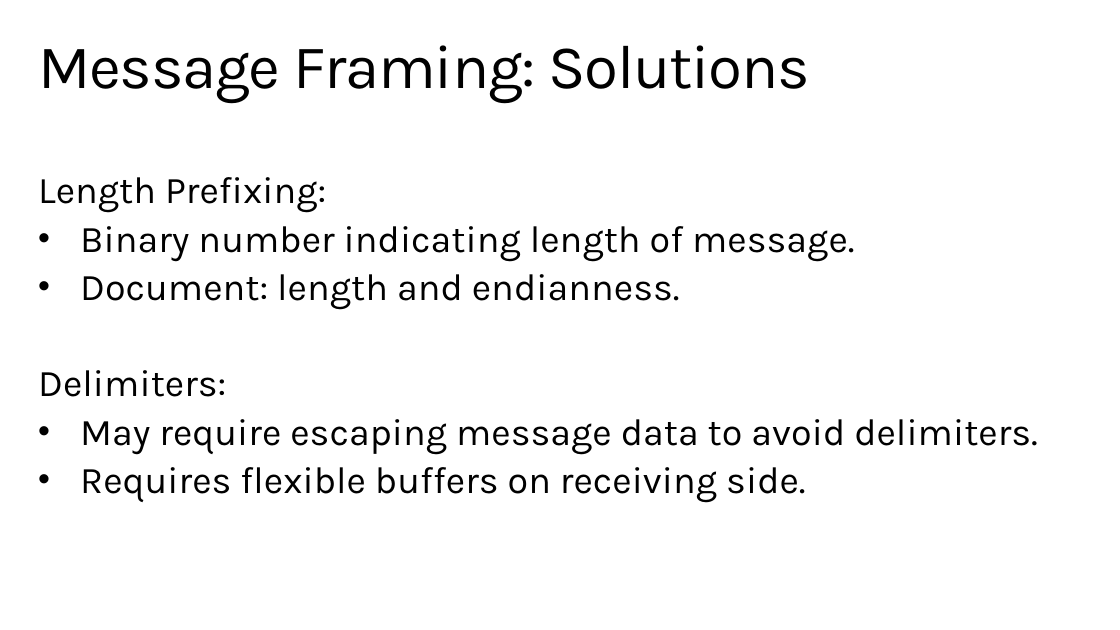
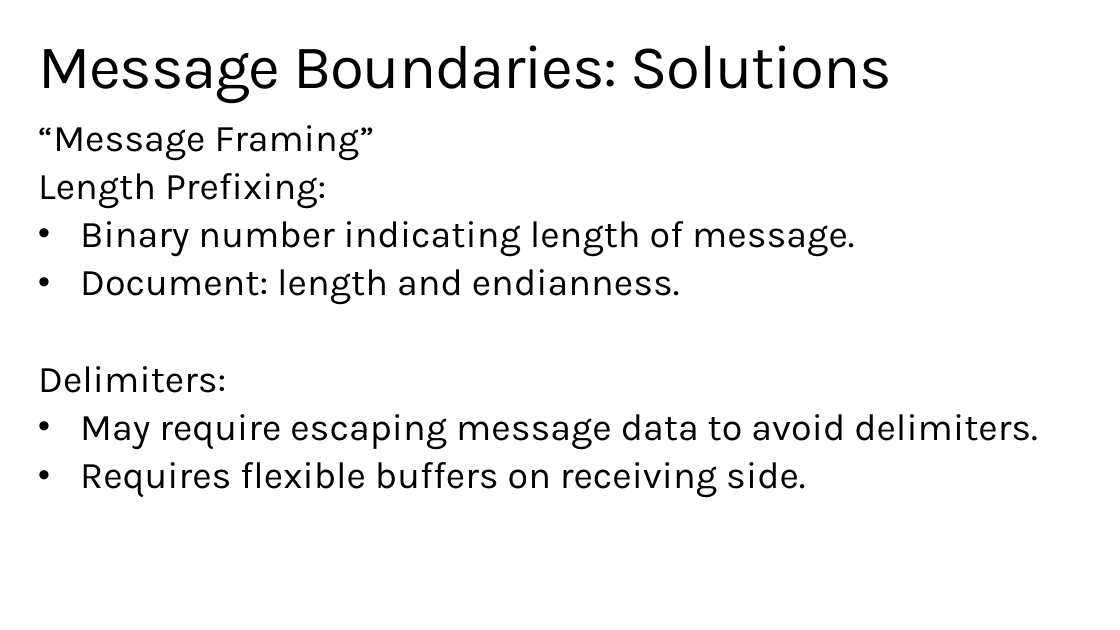
Before and after one commit to StephenCleary/Presentations, a slide deck: slide 27 of Designing Application Protocols for TCPIP/Protocol Design.pptx. Drawn at 1120x630 pixels with LibreOffice and Linux fonts; fonts in the diff are those of the drawing; background and template pictures are left out. Boxes give left, top, right and bottom in pixels: in the first picture for what was removed or moved away, otherwise in the second. Text is boxed around its words. In the diff, an @@ line names an element or a change of style, - is before the commit and + after.

```diff
--- a/Designing Application Protocols for TCPIP/Protocol Design.pptx
+++ b/Designing Application Protocols for TCPIP/Protocol Design.pptx
@@ title at (x1=38, y1=45, x2=892, y2=104): text changed @@
-Message Framing: Solutions
+Message Boundaries: Solutions
@@ text at (x1=38, y1=125, x2=375, y2=160): paragraph added @@
+“Message Framing”
```
Also in this commit, not shown: 7 other slides changed.
